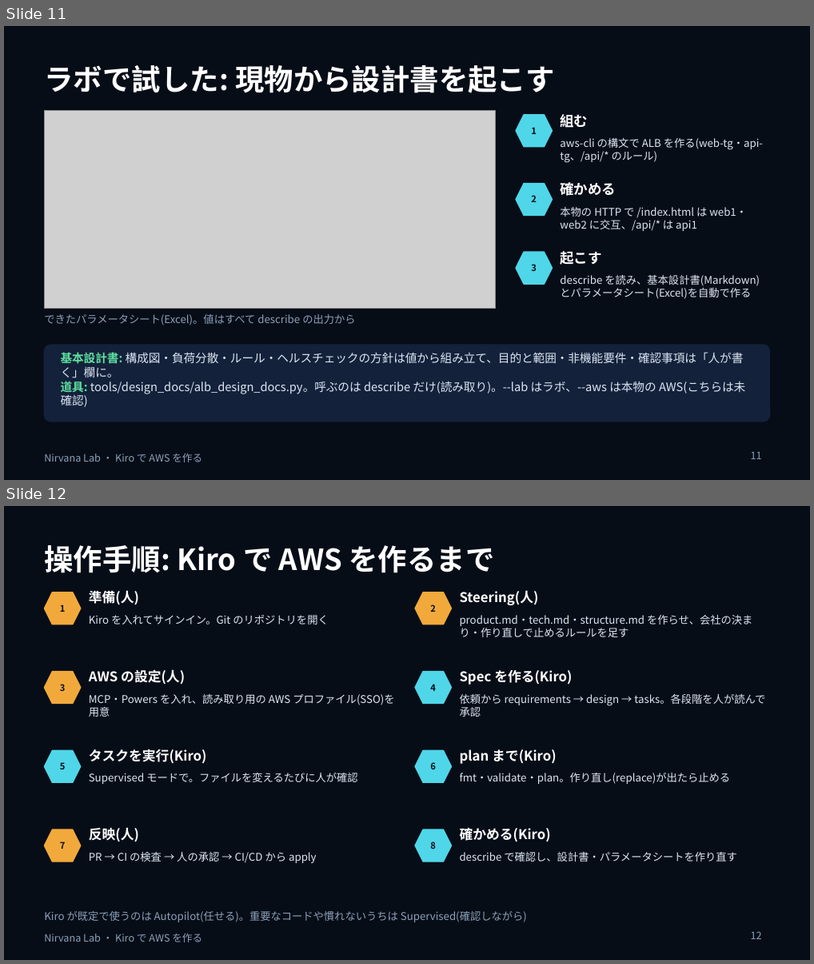
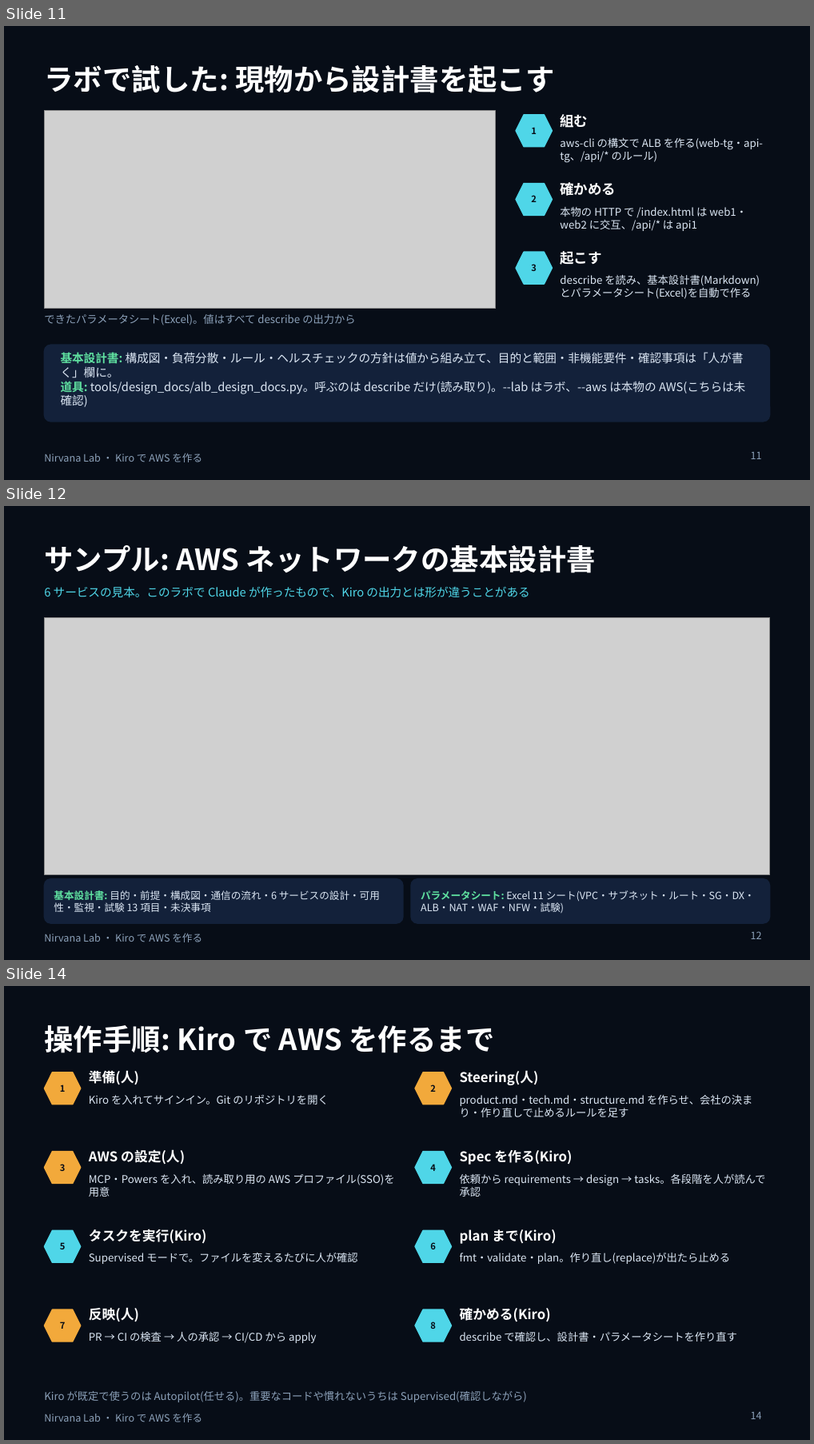
Before and after one commit to w-index-m/nirvana-lab, a slide deck: docs/ai-driven-dev-kiro.pptx. Shown one above the other, each under a label of ours: slides 11 and 12 before the commit, slides 11, 12 and 14 after it; the slides between them are not shown. The pictures are 814x964 and 814x1444 pixels, drawn with LibreOffice and Linux fonts; fonts in the diff are those of the drawing; grey boxes stand for pictures. Boxes give left, top, right and bottom in pixels: in the first picture for what was removed or moved away, otherwise in the second. Text is boxed around its words. In the diff, an @@ line names an element or a change of style, - is before the commit and + after.

```diff
--- a/docs/ai-driven-dev-kiro.pptx
+++ b/docs/ai-driven-dev-kiro.pptx
@@ slide 12 added at (4,506,810,960), background #070D17; not listed: 1 template element that a slide beside it also shows @@
@@ title added at (44,545,596,573), 26 pt, text #FFFFFF, bold @@
+サンプル: AWS ネットワークの基本設計書
@@ text added at (44,586,530,597), 10.5 pt, text #4FD6E8 @@
+6 サービスの見本。このラボで Claude が作ったもので、Kiro の出力とは形が違うことがある
@@ picture added at (44,617,770,875) @@
@@ rounded rectangle added at (44,879,403,923), fill #13213A, outline #13213A 1 pt @@
@@ rounded rectangle added at (411,879,770,923), fill #13213A, outline #13213A 1 pt @@
@@ text added at (54,890,380,912), 9 pt, text #DBE6F3 @@
+基本設計書: 目的・前提・構成図・通信の流れ・6 サービスの設計・可用性・監視・試験 13 項目・未決事項
@@ text added at (421,890,755,913), 9 pt, text #DBE6F3 @@
+パラメータシート: Excel 11 シート(VPC・サブネット・ルート・SG・DX・ALB・NAT・WAF・NFW・試験)
@@ page number added at (751,931,762,939), 9 pt, text #8BA0B8 @@
+12
@@ what was slide 12 is now slide 14 @@
@@ page number at (751,1412,762,1419): text changed @@
-12
+14
```
Also in this commit, not shown: 1 other slide added, 3 other files.
